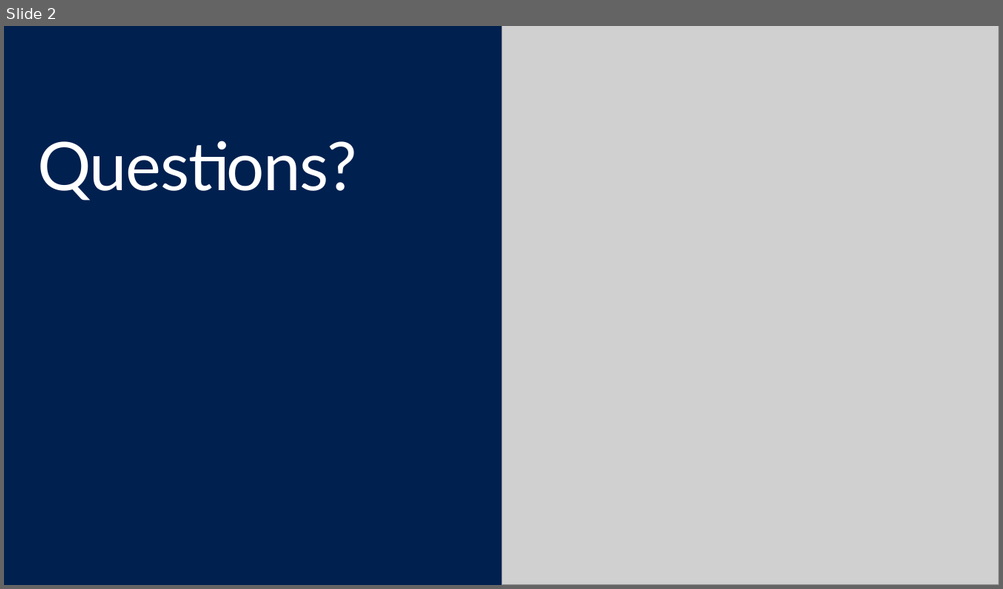
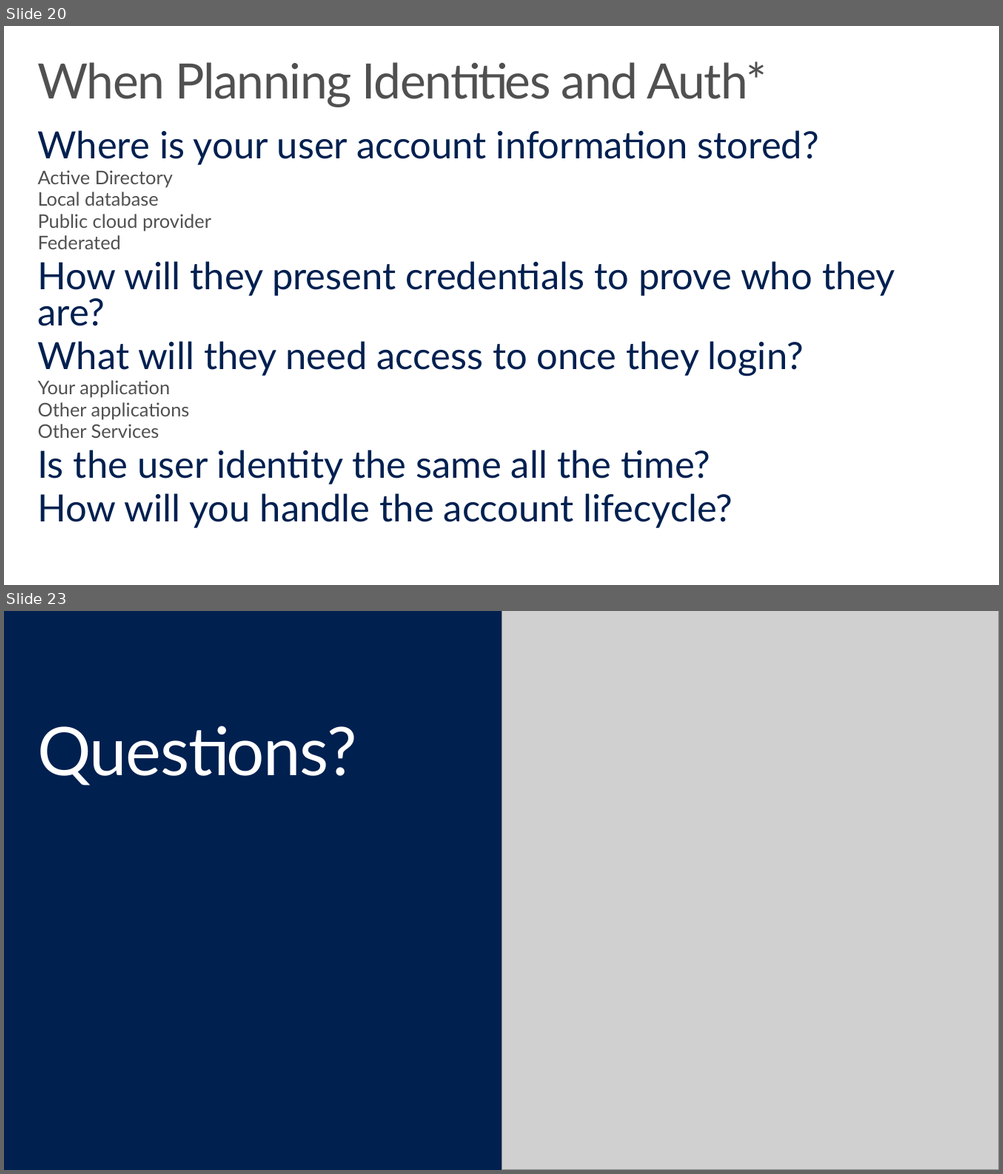
Before and after one commit to hamiltop/EDU-Dev-Bootcamp, a slide deck: Presentation/06-AuthN and AuthZ patterns.pptx. Shown one above the other, each under a label of ours: slide 2 before the commit, slides 20 and 23 after it; the slides between them are not shown. The pictures are 1003x589 and 1003x1174 pixels, drawn with LibreOffice and Linux fonts; fonts in the diff are those of the drawing; grey boxes stand for pictures; background and template pictures are left out. Boxes give left, top, right and bottom in pixels: in the first picture for what was removed or moved away, otherwise in the second. Text is boxed around its words. In the diff, an @@ line names an element or a change of style, - is before the commit and + after.

```diff
--- a/Presentation/06-AuthN and AuthZ patterns.pptx
+++ b/Presentation/06-AuthN and AuthZ patterns.pptx
@@ slide 20 added at (4,26,999,585), background #FFFFFF @@
@@ title added at (37,62,766,107), 48 pt, text #505050 @@
+When Planning Identities and Auth*
@@ text added at (38,130,895,528), 37 pt, text #002050 @@
+Where is your user account information stored?
+  Active Directory
+  Local database
+  Public cloud provider
+  Federated
+How will they present credentials to prove who they are?
+What will they need access to once they login?
+  Your application
+  Other applications
+  Other Services
+Is the user identity the same all the time?
+How will you handle the account lifecycle?
@@ what was slide 2 is now slide 23 @@
```
Also in this commit, not shown: 20 other slides added, 8 other files.
